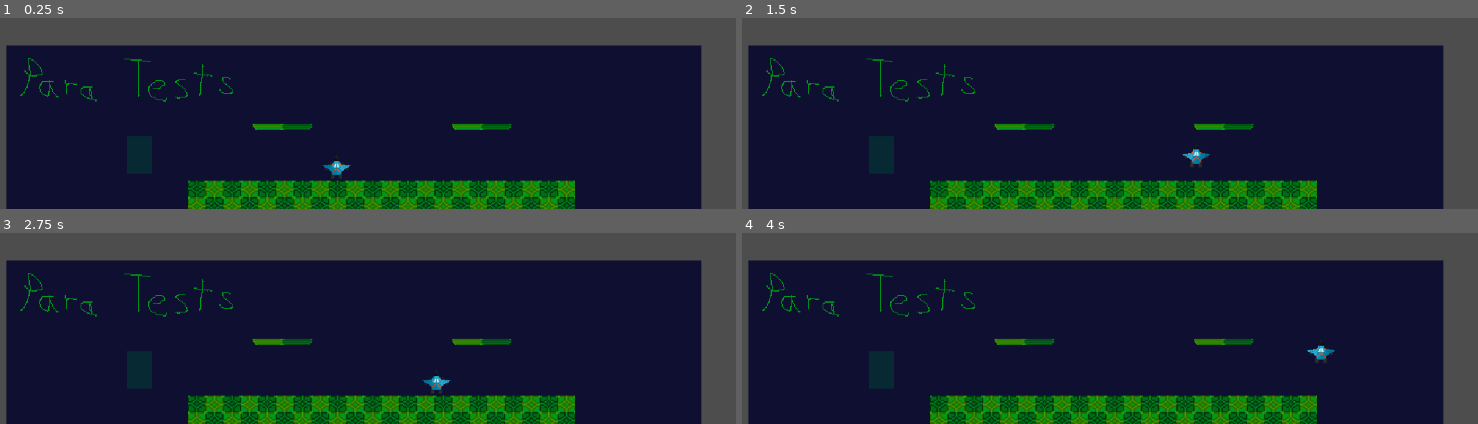
Above: before the commit, frames 1-4 (two rows, left to right).
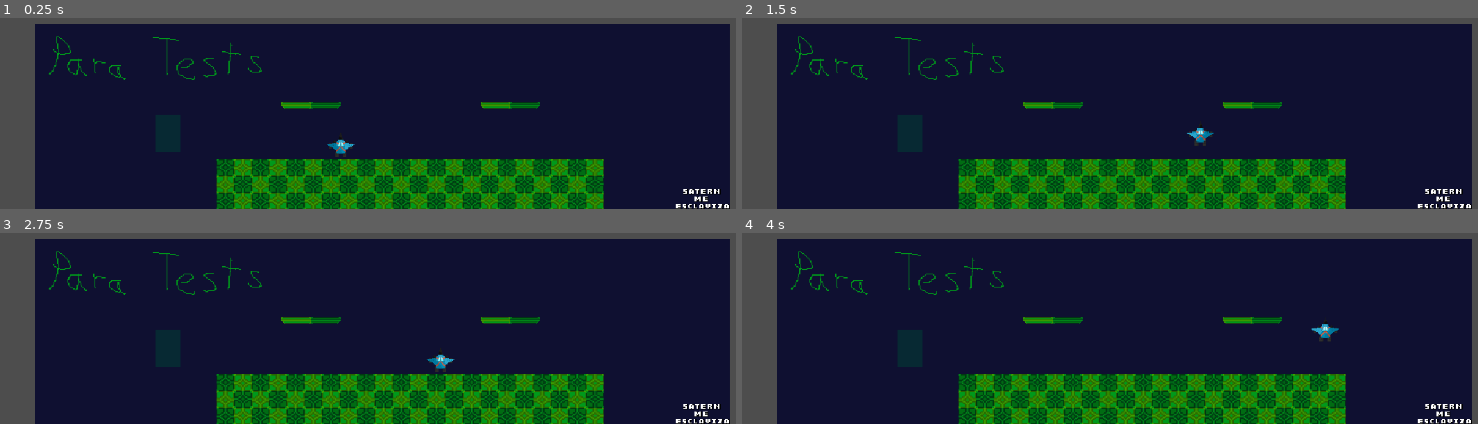
Above: after the commit, the same moments.

Repository: SaternDev/PixelVs2D
Game: Godot game, scene res://Scenes/SceneMap1.tscn
Same seed, same stepped clock (60 frames per second), same inputs: the game is played once before the commit and once after it.
Inputs:
- Up to frame 1 (0.25 s): no input
- Up to frame 2 (1.5 s): tap Enter (ui_accept) at 0.5 s; hold D (Derecha) from 0.53 s (still down); tap Space (Salto) at 0.77 s
- Up to frame 3 (2.75 s): tap Space (Salto) at 1.52 s; release D (Derecha) at 2.03 s; hold A (Izquierda) from 2.03 s (still down)
- Up to frame 4 (4 s): release A (Izquierda) at 2.78 s; hold D (Derecha) from 2.78 s (still down); tap Space (Salto) at 3.02, 3.77 s

The runs differ from the first frame. In frame 1, 34% of the frame differs, in the area x 0-100%, y 3-100%; in frame 2, 34%; in frame 3, 34%; in frame 4, 34%.

Commit message:
refactor(main-scene): update map and player positioning

Diff:
--- a/Scenes/SceneMap1.tscn
+++ b/Scenes/SceneMap1.tscn
@@ -6,7 +6,7 @@
 [node name="Node2D" type="Node2D"]
 
 [node name="Map1" parent="." instance=ExtResource("1_mf3p7")]
-position = Vector2(529, 546)
+position = Vector2(570, 515)
 
 [node name="CharacterBody2D" parent="." instance=ExtResource("2_nf5f6")]
-position = Vector2(504, 566)
+position = Vector2(510.00003, 555)
